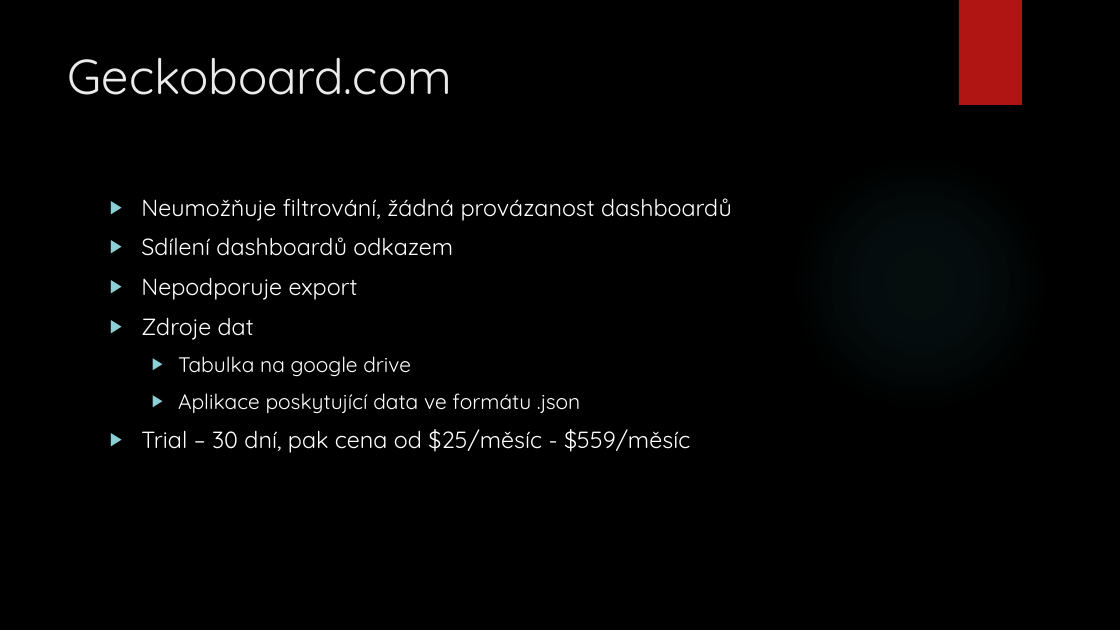
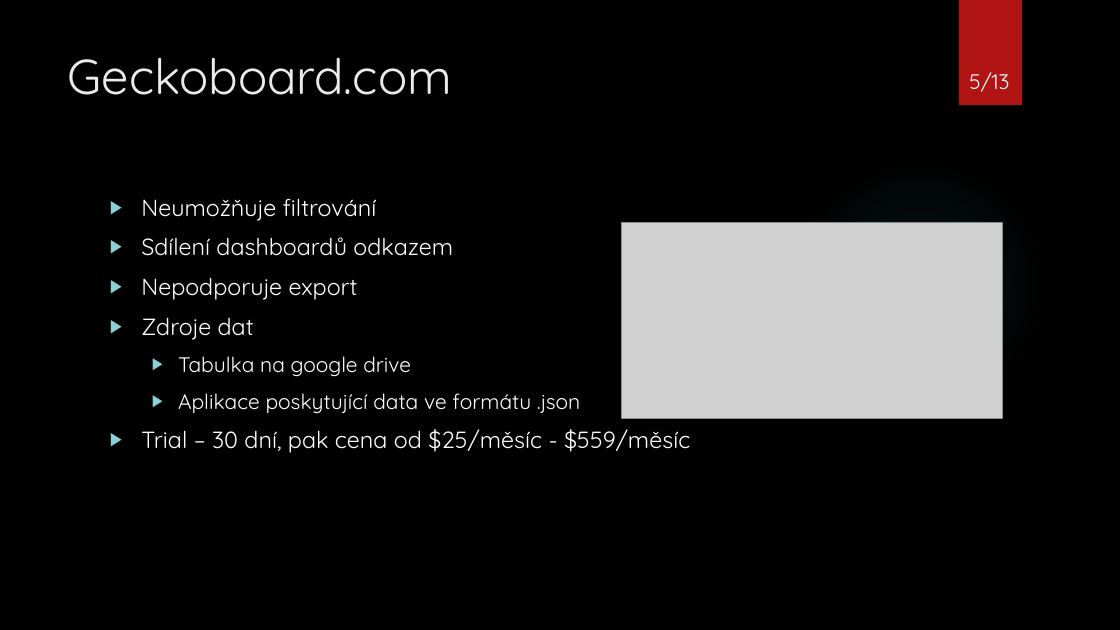
Before and after one commit to topiker/skola, a slide deck: slide 5 of DMB2/Webové dashboard technologie.pptx. Drawn at 1120x630 pixels with LibreOffice and Linux fonts; fonts in the diff are those of the drawing; grey boxes stand for pictures; background and template pictures are left out. Boxes give left, top, right and bottom in pixels: in the first picture for what was removed or moved away, otherwise in the second. Text is boxed around its words. In the diff, an @@ line names an element or a change of style, - is before the commit and + after.

```diff
--- a/DMB2/Webové dashboard technologie.pptx
+++ b/DMB2/Webové dashboard technologie.pptx
@@ text added at (969,72,1009,92), 18 pt, text #FFFFFF @@
+5/13
@@ text at (141,198,377,221): text changed @@
-▶ Neumožňuje filtrování, žádná provázanost dashboardů
+▶ Neumožňuje filtrování
@@ picture added at (622,223,1002,418) @@
```
Also in this commit, not shown: 11 other slides changed, 1 slide added, 5 other files.
